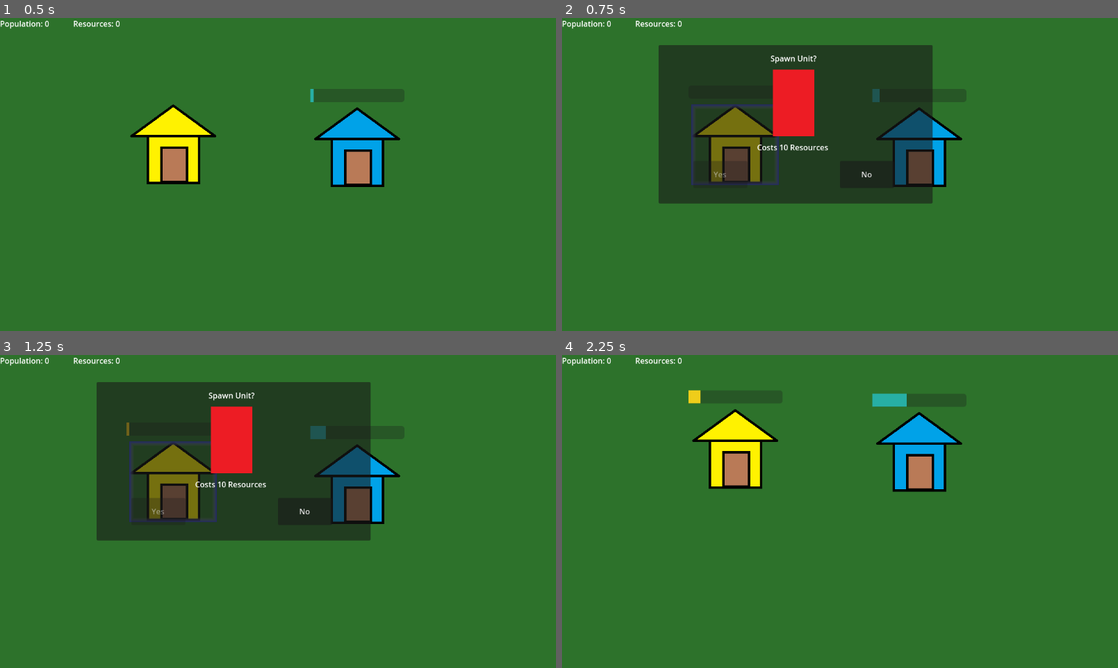
Above: before the commit, frames 1-4 (two rows, left to right).
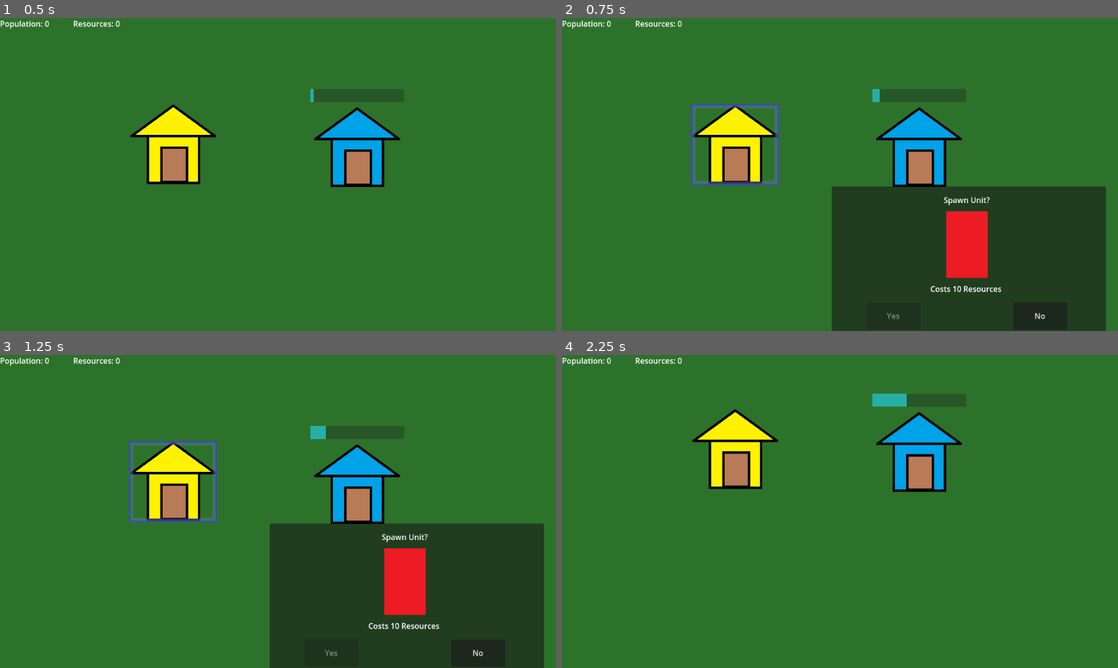
Above: after the commit, the same moments.

Repository: slowingwand28/Godot-Projects
Game: Godot game, scene res://World/world.tscn
Same seed, same stepped clock (60 frames per second), same inputs: the game is played once before the commit and once after it. The project has no main scene, so this scene is started directly.
Inputs (mouse positions are in pixels of both pictures, inside the frame that each line leads up to):
- Up to frame 1 (0.5 s): no input
- Up to frame 2 (0.75 s): tap Enter at 0.5 s; move the mouse to (734, 158) at 0.52 s; press the mouse at (734, 158) at 0.53 s
- Up to frame 3 (1.25 s): no input
- Up to frame 4 (2.25 s): release the mouse at (734, 495) at 1.25 s; click "No" at 1.25 s; tap Space at 2 s; move the mouse to (728, 527) at 2.02 s; tap S (Camera Down) at 2.1 s

Frame 1 is identical in both runs. In frame 2, 45% of the frame differs, in the area x 17-98%, y 8-100%; in frame 3, 45%; in frame 4, 0.9%.
Error before the commit: Invalid operands 'Nil' and 'int' in operator '>='. (res://Faction1/Buildings/Test)

Commit message:
reverted spawn system

Diff:
--- a/rts-game/Faction1/Buildings/Test unit spawner/unit_spawner.gd
+++ b/rts-game/Faction1/Buildings/Test unit spawner/unit_spawner.gd
@@ -6,7 +6,7 @@
 @onready var timer = $Timer
 var selected = false
 var maxTime = 100
-var currTime
+var currTime = 0
 
 @onready var menu = preload("res://Game/Menus/unit_spawn_menu.tscn")
 @onready var unit = preload("res://Faction1/Units/Test unit/unit.tscn")
@@ -15,8 +15,8 @@
 	select.visible = selected
 	if currTime >= maxTime:
 		timer.stop()
+		spawnUnit()
 		bar.visible = false
-		spawnUnit()
 
 func _input(event: InputEvent) -> void:
 	if (event.is_action_pressed("LeftClick")) and (mouseEntered == true):
@@ -31,12 +31,11 @@
 	mouseEntered = false
 
 func openMenu():
-	var path = get_tree().get_root().get_node("World/UI")
-	if not path.has_node("Unit Spawn Menu"):
+	if not self.has_node("Unit Spawn Menu"):
 		var spawnMenu = menu.instantiate()
 		spawnMenu.housePos = position
-		path.add_child(spawnMenu)
-		spawnMenu.yes_pressed.connect(startTimer())
+		self.add_child(spawnMenu)
+
 
 func startTimer():
 	currTime = 0
@@ -49,4 +48,4 @@
 	tween.tween_property(bar, "value", currTime, 0.5).set_trans(Tween.TRANS_LINEAR)
 
 func spawnUnit():
-	pass
+	print("Spawn Unit")
--- a/rts-game/Game/Menus/unit_spawn_menu.gd
+++ b/rts-game/Game/Menus/unit_spawn_menu.gd
@@ -3,7 +3,6 @@
 @onready var unit = preload("res://Faction1/Units/Test unit/unit.tscn")
 var housePos = Vector2()
 @export var unitCost = 10
-signal yes_pressed
 
 func _process(delta: float) -> void:
 	if Game.resorces < unitCost:
@@ -12,17 +11,16 @@
 		$Yes.disabled = false
 
 func _on_yes_pressed() -> void:
-	#var randomPosX = randi_range(-100, 100)
-	#var randomPosY = randi_range(-100, 100)
-	#
-	#var path = get_tree().get_root().get_node("World/Friendly Units")
-	#var worldPath = get_tree().get_root().get_node("World")
-	#var newUnit = unit.instantiate()
-	#newUnit.position = Vector2((housePos.x + randomPosX), (housePos.y + randomPosY)) #housePos + Vector2(randomPosX, randomPosY)
-	#path.add_child(newUnit)
-	#Game.resorces -= unitCost
-	#worldPath.get_units()
-	emit_signal("yes_pressed")
+	var randomPosX = randi_range(-100, 100)
+	var randomPosY = randi_range(-100, 100)
+
+	var path = get_tree().get_root().get_node("World/Friendly Units")
+	var worldPath = get_tree().get_root().get_node("World")
+	var newUnit = unit.instantiate()
+	newUnit.position = Vector2((housePos.x + randomPosX), (housePos.y + randomPosY)) #housePos + Vector2(randomPosX, randomPosY)
+	path.add_child(newUnit)
+	worldPath.get_units()
+	Game.resorces -= unitCost
 
 
 func _on_no_pressed() -> void:
--- a/rts-game/Game/Menus/unit_spawn_menu.tscn
+++ b/rts-game/Game/Menus/unit_spawn_menu.tscn
@@ -4,6 +4,7 @@
 [ext_resource type="Texture2D" uid="uid://dalybkigwdeb4" path="res://Faction1/Units/Test unit/unit-placeholder.png" id="2_ulvqr"]
 
 [node name="Unit Spawn Menu" type="Node2D"]
+z_index = 1
 script = ExtResource("1_rafii")
 
 [node name="Panel" type="Panel" parent="."]
--- a/rts-game/project.godot
+++ b/rts-game/project.godot
@@ -20,7 +20,6 @@
 
 [display]
 
-window/size/mode=2
 window/stretch/mode="viewport"
 
 [global_group]
@@ -74,7 +73,3 @@
 "events": [Object(InputEventKey,"resource_local_to_scene":false,"resource_name":"","device":-1,"window_id":0,"alt_press …(192 unchanged characters)…
 ]
 }
-
-[rendering]
-
-textures/canvas_textures/default_texture_filter=0
